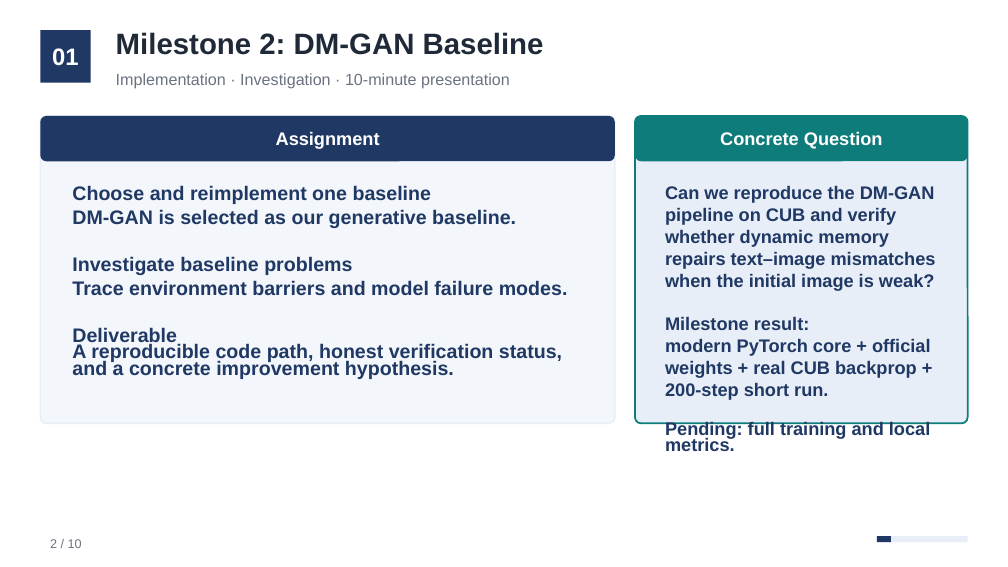
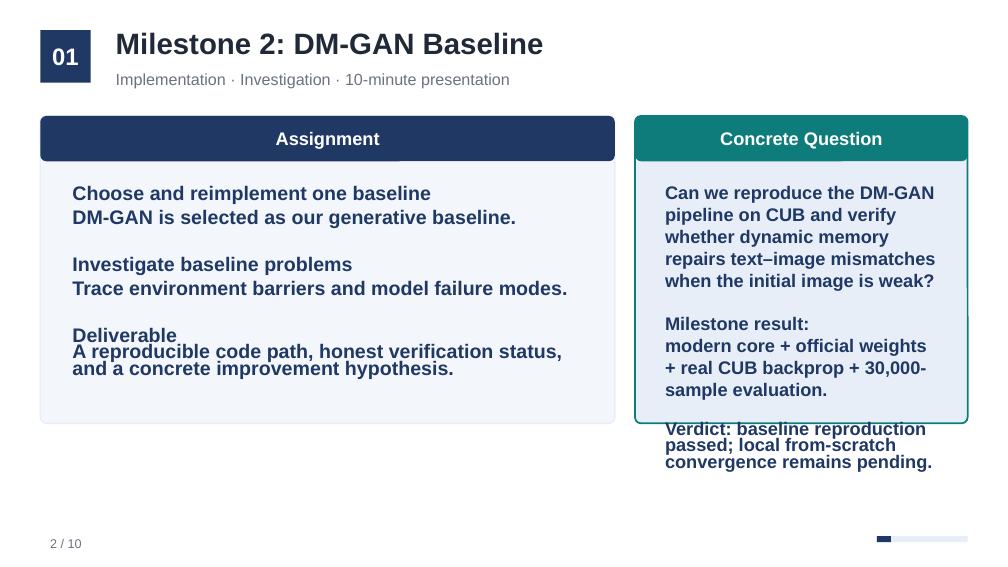
Before and after one commit to Alexzhoujk/DM-GANS, a slide deck: slide 2 of outputs/DM-GAN Baseline Implementation and Investigation - Session 6 Updated.pptx. Drawn at 1008x567 pixels with LibreOffice and Linux fonts; fonts in the diff are those of the drawing. Boxes give left, top, right and bottom in pixels: in the first picture for what was removed or moved away, otherwise in the second. Text is boxed around its words. In the diff, an @@ line names an element or a change of style, - is before the commit and + after.

Commit message:
Validate the DM-GAN baseline reproduction

```diff
--- a/outputs/DM-GAN Baseline Implementation and Investigation - Session 6 Updated.pptx
+++ b/outputs/DM-GAN Baseline Implementation and Investigation - Session 6 Updated.pptx
@@ text at (665, 185, 936, 472): text changed @@
-Can we reproduce the DM-GAN pipeline on CUB and verify whether dynamic memory repairs text–image mismatches when the initial image is weak?
-Milestone result:
-modern PyTorch core + official weights + real CUB backprop + 200-step short run.
-Pending: full training and local metrics.
+Can we reproduce the DM-GAN pipeline on CUB and verify whether dynamic memory repairs text–image mismatches when the initial image is weak?
+Milestone result:
+modern core + official weights + real CUB backprop + 30,000-sample evaluation.
+Verdict: baseline reproduction passed; local from-scratch convergence remains pending.
```
Also in this commit, not shown: 4 other slides changed, 12 other files.
